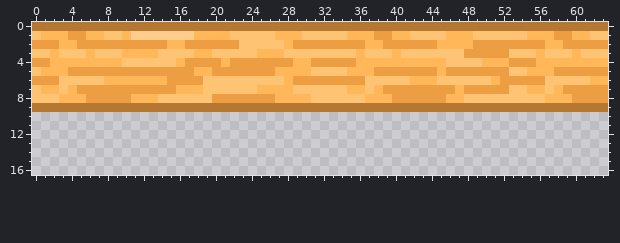
Pixel-art sprite -- Img/tileset/plateformebois.png. Above, as it was before the edit.
The file is 64x64 pixels. Shown: x 0..63, y 0..16.
After:
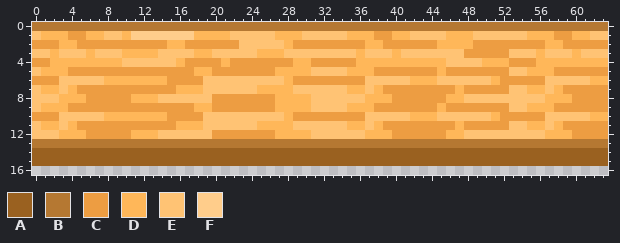
Palette (. is transparent): A #9a6120  B #b57832  C #ed9d42  D #ffb759  E #ffc374  F #ffcd8b
Change:
{"y":9,"x":0,"old":"BBBBBBBBBBBBBBBBBBBBBBBBBBBBBBBBBBBBBBBBBBBBBBBBBBBBBBBBBBBBBBBB","new":"EDDDCCCCCCCCCCCCCCDDCCCCCCCDDDDEEEEDDDCCCCCCCDCCCCCCCEEDDDCCCCCC"}
{"y":10,"x":0,"old":"................................................................","new":"CCCEEEEEDDDDDDDCCCCEEEEEEEEEDCCCCCCCCEEEEEDDDEEEEEEDCCCCCEEEEEDD"}
{"y":11,"x":0,"old":"................................................................","new":"EDDEDCCCCCCCCCCCDDDEEEEEEDDDDEEEEEEDDEDCCCCCCCCDCCCCCEEDDEDCCCCC"}
{"y":12,"x":0,"old":"................................................................","new":"EEEDDDCCCCCDDDEEEEEECCCCCCCDDDDEEEEEEDDDCCCCCCDDEEEEEEEEEDDDCCCC"}
{"y":13,"x":0,"old":"................................................................","new":"BBBBBBBBBBBBBBBBBBBBBBBBBBBBBBBBBBBBBBBBBBBBBBBBBBBBBBBBBBBBBBBB"}
{"y":14,"x":0,"old":"................................................................","new":"AAAAAAAAAAAAAAAAAAAAAAAAAAAAAAAAAAAAAAAAAAAAAAAAAAAAAAAAAAAAAAAA"}
{"y":15,"x":0,"old":"................................................................","new":"AAAAAAAAAAAAAAAAAAAAAAAAAAAAAAAAAAAAAAAAAAAAAAAAAAAAAAAAAAAAAAAA"}
{"label":"changed","picture_box":[32,103,608,166]}
